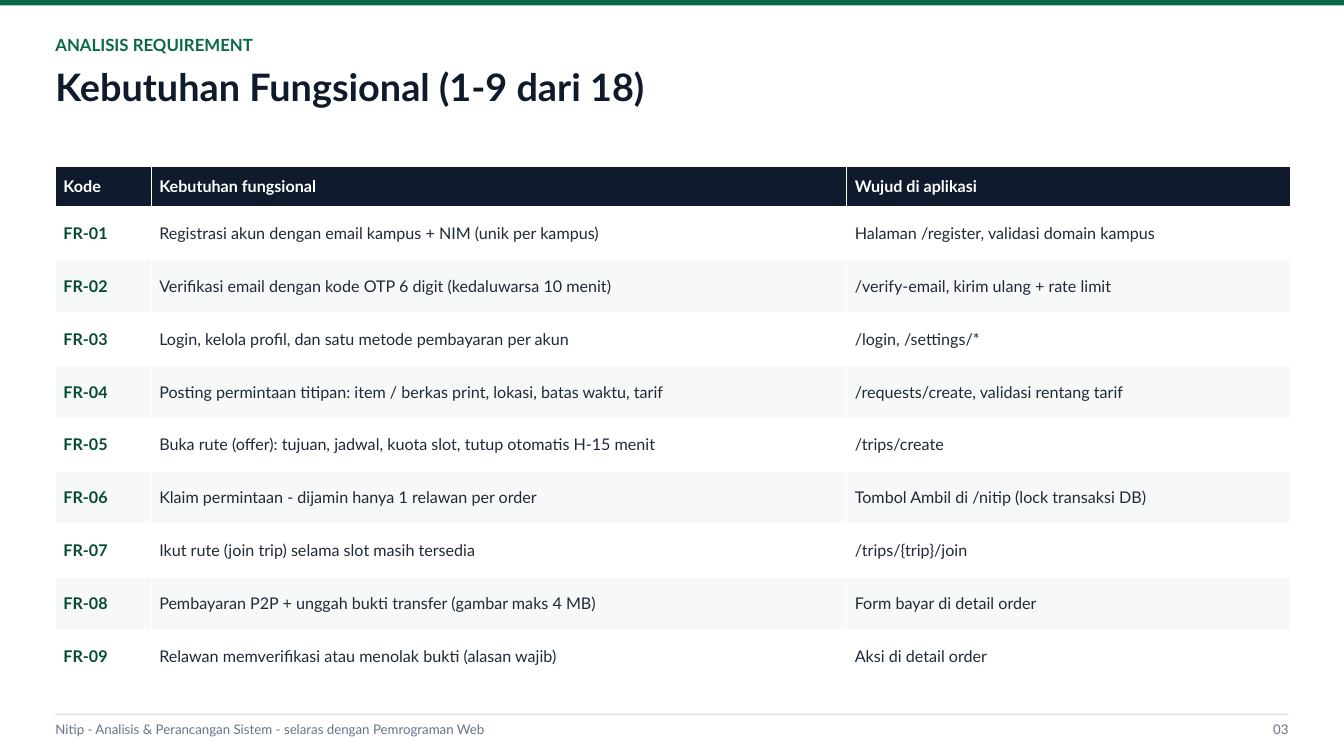
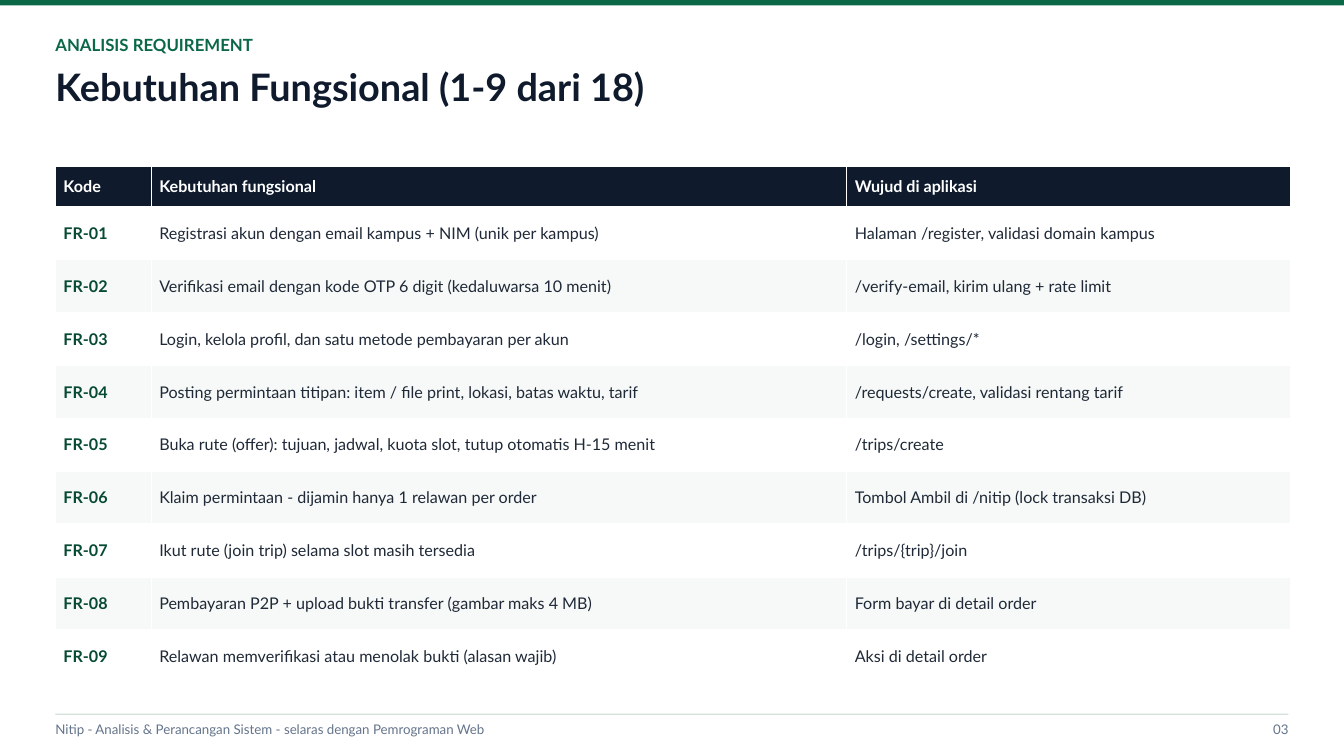
Before and after one commit to Fabiann227/nitip, a slide deck: slide 4 of presentasi/Nitip_Analisis_Perancangan_Sistem.pptx. Drawn at 1344x756 pixels with LibreOffice and Linux fonts; fonts in the diff are those of the drawing. Boxes give left, top, right and bottom in pixels: in the first picture for what was removed or moved away, otherwise in the second. Text is boxed around its words. In the diff, an @@ line names an element or a change of style, - is before the commit and + after.

```diff
--- a/presentasi/Nitip_Analisis_Perancangan_Sistem.pptx
+++ b/presentasi/Nitip_Analisis_Perancangan_Sistem.pptx
@@ table at (55, 166, 1291, 683) @@
-row 5, column 2: Posting permintaan titipan: item / berkas print, lokasi, batas waktu, tarif
+row 5, column 2: Posting permintaan titipan: item / file print, lokasi, batas waktu, tarif
-row 9, column 2: Pembayaran P2P + unggah bukti transfer (gambar maks 4 MB)
+row 9, column 2: Pembayaran P2P + upload bukti transfer (gambar maks 4 MB)
```
Also in this commit, not shown: 9 other slides changed, 17 other files.
